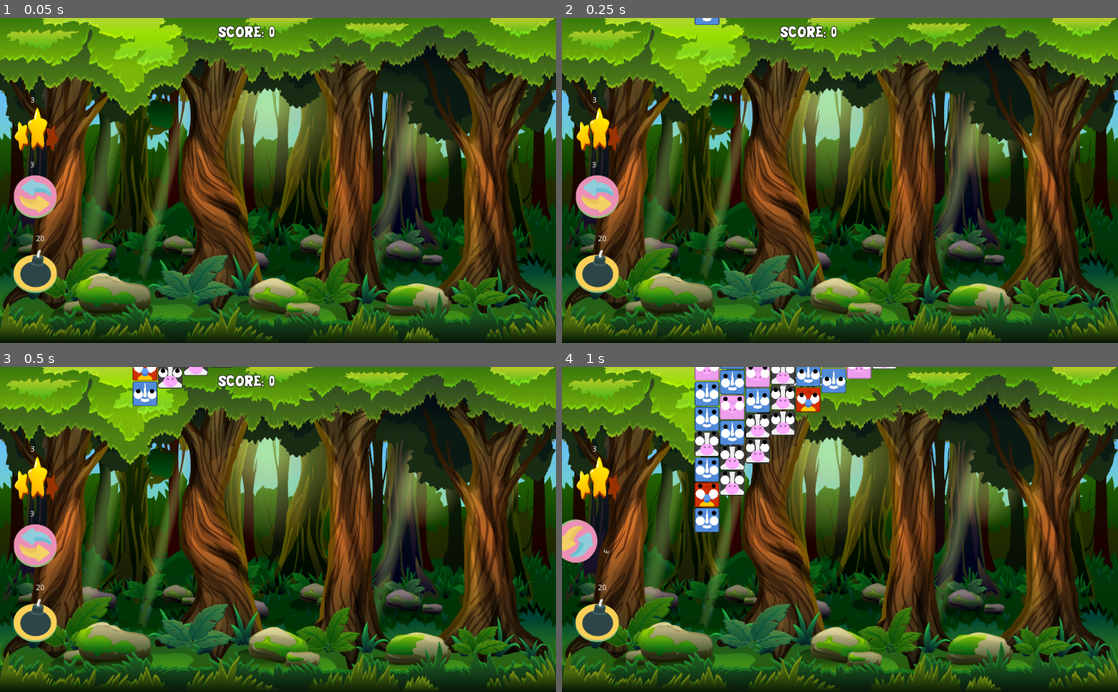
Above: before the commit, frames 1-4 (two rows, left to right).
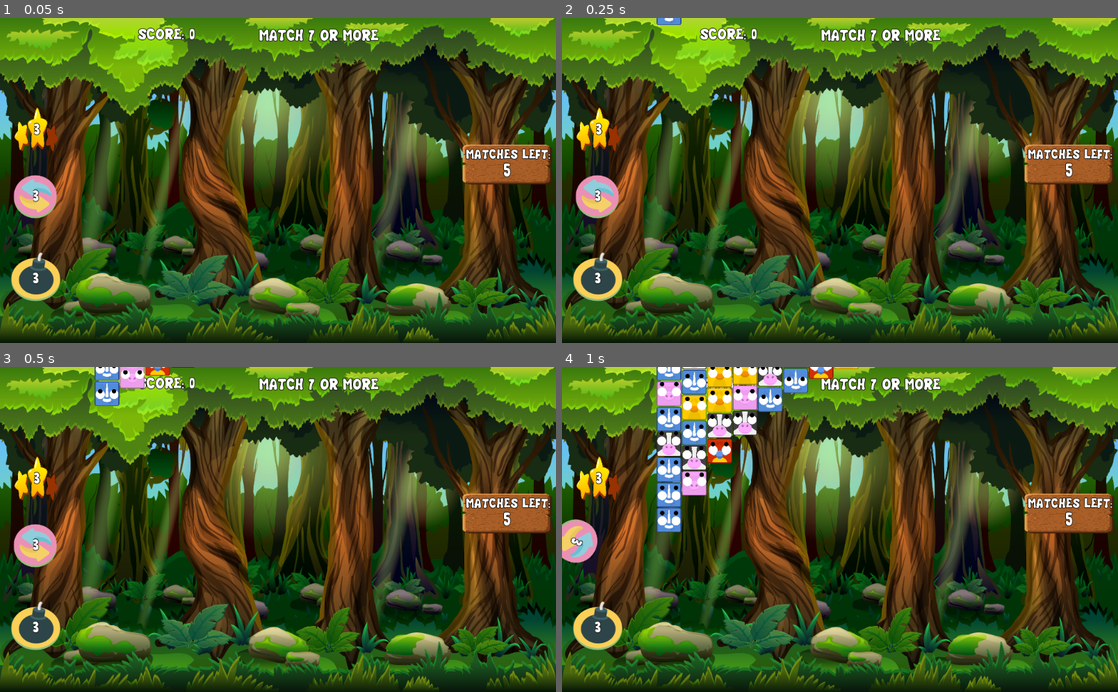
Above: after the commit, the same moments.

Repository: borkoDimitrov/AnimalBlocks
Game: Godot game, scene res://Level/LevelTileDestroyer.tscn
The game is run twice, just before and just after one commit, with the same random seed, the same clock (stepped at 60 frames per second) and the same inputs.
Inputs (mouse positions are in pixels of both pictures, inside the frame that each line leads up to):
- Up to frame 1 (0.05 s): no input
- Up to frame 2 (0.25 s): no input
- Up to frame 3 (0.5 s): no input
- Up to frame 4 (1 s): click (595, 545) at 0.52 s

The runs differ from the first frame. In frame 1, 3.8% of the frame differs, in the area x 2-100%, y 2-88%; in frame 2, 4.0%; in frame 3, 5.1%; in frame 4, 13%, in the area x 1-100%, y 0-88%.

Commit message:
Add more resources and refactored core

Diff:
--- a/Level/Level.gd
+++ b/Level/Level.gd
@@ -82,7 +82,7 @@
 		$Detectors.add_child(detector)
 
 	var tween := create_tween()
-	tween.tween_property($CanvasLayer/TilesBackground, "color:a", 0.3, 0.7).from(0.0)
+	tween.tween_property($CanvasLayer/TilesBackground, "modulate:a", 1.0, 1.5).from(0.0)
 
 	get_tree().call_group("tiles", "EnableBlockButton")
 
@@ -101,7 +101,6 @@
 		var end_position = Vector2(position.x, -250 -(index * 140))
 		tile.position = end_position
 		$Tiles.add_child(tile)
-	get_tree().call_group("tiles", "EnableBlockButton")
 
 func HandleTileClicked(tile):
 	for skill in $"%Skills".get_children():
--- a/Level/Level.tscn
+++ b/Level/Level.tscn
@@ -9,6 +9,7 @@
 [ext_resource path="res://Skills/SmallBomb.tscn" type="PackedScene" id=7]
 [ext_resource path="res://Skills/MatchTwoTiles.tscn" type="PackedScene" id=8]
 [ext_resource path="res://Skills/SwapTiles.tscn" type="PackedScene" id=9]
+[ext_resource path="res://Assets/Sprites/UI/TargetBackground.png" type="Texture" id=10]
 
 [sub_resource type="Theme" id=2]
 
@@ -38,12 +39,22 @@
 texture = ExtResource( 4 )
 expand = true
 
-[node name="TilesBackground" type="ColorRect" parent="CanvasLayer"]
+[node name="TilesBackground" type="TextureRect" parent="CanvasLayer"]
+modulate = Color( 1, 1, 1, 0 )
+margin_left = 149.0
+margin_top = 59.0
+margin_right = 823.0
+margin_bottom = 576.0
+texture = ExtResource( 10 )
+expand = true
+
+[node name="TilesBackground2" type="ColorRect" parent="CanvasLayer"]
+visible = false
 margin_left = 155.0
 margin_top = 63.0
 margin_right = 806.0
 margin_bottom = 555.0
-color = Color( 0.631373, 0.752941, 0.596078, 0 )
+color = Color( 0.631373, 0.752941, 0.596078, 0.443137 )
 
 [node name="Label" type="Label" parent="CanvasLayer"]
 unique_name_in_owner = true
@@ -64,7 +75,7 @@
 
 [node name="SmallBomb" parent="CanvasLayer/Skills" instance=ExtResource( 7 )]
 unique_name_in_owner = true
-position = Vector2( 67, 468 )
+position = Vector2( 67, 479 )
 
 [node name="MatchTwoTiles" parent="CanvasLayer/Skills" instance=ExtResource( 8 )]
 unique_name_in_owner = true
--- a/Level/LevelTileCount.tscn
+++ b/Level/LevelTileCount.tscn
@@ -1,8 +1,9 @@
-[gd_scene load_steps=6 format=2]
+[gd_scene load_steps=7 format=2]
 
 [ext_resource path="res://Level/Level.tscn" type="PackedScene" id=1]
 [ext_resource path="res://Level/LevelTileCount.gd" type="Script" id=2]
 [ext_resource path="res://Assets/Fonts/CHUBBY.TTF" type="DynamicFontData" id=3]
+[ext_resource path="res://Assets/Sprites/UI/TargetBackground.png" type="Texture" id=4]
 
 [sub_resource type="DynamicFont" id=1]
 size = 30
@@ -46,7 +47,16 @@
 [node name="MatchContainer" type="Node2D" parent="CanvasLayer" index="4"]
 position = Vector2( 898, 285 )
 
-[node name="TargetTileCount" type="Label" parent="CanvasLayer/MatchContainer" index="0"]
+[node name="Background" type="TextureRect" parent="CanvasLayer/MatchContainer" index="0"]
+modulate = Color( 1, 1, 1, 0.792157 )
+margin_left = -65.0
+margin_top = -54.0
+margin_right = 73.0
+margin_bottom = 78.0
+texture = ExtResource( 4 )
+expand = true
+
+[node name="TargetTileCount" type="Label" parent="CanvasLayer/MatchContainer" index="1"]
 unique_name_in_owner = true
 margin_left = -59.0
 margin_top = -49.0
@@ -55,17 +65,6 @@
 custom_fonts/font = SubResource( 2 )
 text = "TILES LEFT: 30"
 
-[node name="ColorRect" type="ColorRect" parent="CanvasLayer/MatchContainer" index="1"]
-modulate = Color( 1, 1, 1, 0.239216 )
-margin_left = -59.0
-margin_top = -57.0
-margin_right = 60.0
-margin_bottom = 58.0
-color = Color( 0.545098, 0.756863, 0.4, 1 )
-__meta__ = {
-"_edit_lock_": true
-}
-
 [node name="Sprite" type="Sprite" parent="CanvasLayer/MatchContainer" index="2"]
 unique_name_in_owner = true
 position = Vector2( 1, 13 )
--- a/Level/LevelTileDestroyer.gd
+++ b/Level/LevelTileDestroyer.gd
@@ -3,13 +3,28 @@
 # FOR WINNING LEVEL
 export var TARGET_TILE_MATCH = 7
 export var TARGET_TILE_MATCH_COUNT = 5
+var current_tile_match = TARGET_TILE_MATCH_COUNT
 
 # FOR SPAWNING TILE DESTROYER
 export var SPAWN_TILE_DESTROYER : int = 3
 var current_match_count = SPAWN_TILE_DESTROYER
 
+func _ready():
+	$"%Rules".text = "MATCH " + str(TARGET_TILE_MATCH) + " OR MORE"
+	$"%MatchLeft".text = str(TARGET_TILE_MATCH_COUNT)
+
 func OnMatch(tile, count):
 	.OnMatch(tile, count)
+
+	if count >= TARGET_TILE_MATCH:
+		current_tile_match -= 1
+		current_score += pow(count, 2)
+		$"%Label".text = "SCORE: " + str(current_score)
+		$"%MatchLeft".text = str(current_tile_match)
+
+		if current_tile_match == 0:
+			.LevelWon()
+			return
 
 	current_match_count -= 1
 	if current_match_count == 0:
@@ -17,6 +32,8 @@
 		SpawnTileDestroyer()
 
 func SpawnTileDestroyer():
+	get_tree().call_group("tiles", "DisableBlockButton")
+
 	var randIdx = randi() % $Detectors.get_child_count()
 	var detector = $Detectors.get_child(randIdx)
 	while detector.GetCurrentTilesCount() <= 0:
@@ -26,7 +43,7 @@
 	yield(get_tree().create_timer(0.2),"timeout")
 	var childCount = detector.GetCurrentTilesCount()
 	var gravityScale = range_lerp(childCount,0, 9, 10, 50)
-	var positionY = range_lerp(childCount,0, 9, -200, -400)
+	var positionY = range_lerp(childCount,0, 9, -350, -500)
 
 	var tileDestroy = load("res://TileDestroyer.tscn").instance()
 	$Tiles.add_child(tileDestroy)
--- a/Level/LevelTileDestroyer.tscn
+++ b/Level/LevelTileDestroyer.tscn
@@ -1,16 +1,70 @@
-[gd_scene load_steps=3 format=2]
+[gd_scene load_steps=8 format=2]
 
 [ext_resource path="res://Level/Level.tscn" type="PackedScene" id=1]
 [ext_resource path="res://Level/LevelTileDestroyer.gd" type="Script" id=2]
+[ext_resource path="res://Assets/Fonts/CHUBBY.TTF" type="DynamicFontData" id=3]
+[ext_resource path="res://normal_font.tres" type="DynamicFont" id=4]
+[ext_resource path="res://Assets/Sprites/UI/TargetBackground.png" type="Texture" id=5]
+
+[sub_resource type="DynamicFont" id=2]
+size = 25
+outline_size = 1
+outline_color = Color( 0, 0, 0, 1 )
+font_data = ExtResource( 3 )
+
+[sub_resource type="DynamicFont" id=3]
+size = 35
+outline_size = 1
+outline_color = Color( 0, 0, 0, 1 )
+font_data = ExtResource( 3 )
 
 [node name="LevelTileDestroyer" instance=ExtResource( 1 )]
 script = ExtResource( 2 )
-level_size = Vector2( 10, 10 )
-number_of_animals = 4
-weight = 0.2
+number_of_animals = 5
+weight = 0.1
 TARGET_TILE_MATCH = 7
 TARGET_TILE_MATCH_COUNT = 5
 SPAWN_TILE_DESTROYER = 3
 
-[node name="SmallBomb" parent="CanvasLayer/Skills" index="1"]
-skill_uses_left = 20
+[node name="Label" parent="CanvasLayer" index="3"]
+margin_left = 254.0
+margin_top = 13.0
+margin_right = 440.0
+margin_bottom = 51.0
+
+[node name="Rules" type="Label" parent="CanvasLayer" index="4"]
+unique_name_in_owner = true
+margin_left = 477.0
+margin_top = 15.0
+margin_right = 658.0
+margin_bottom = 63.0
+custom_fonts/font = ExtResource( 4 )
+text = "Match 7 or more"
+
+[node name="MatchContainer" type="Node2D" parent="CanvasLayer" index="5"]
+position = Vector2( 934, 256 )
+
+[node name="ColorRect" type="TextureRect" parent="CanvasLayer/MatchContainer" index="0"]
+margin_left = -82.0
+margin_top = -22.0
+margin_right = 85.0
+margin_bottom = 52.0
+texture = ExtResource( 5 )
+expand = true
+
+[node name="Label" type="Label" parent="CanvasLayer/MatchContainer" index="1"]
+margin_left = -76.0
+margin_top = -19.0
+margin_right = 80.0
+margin_bottom = 13.0
+custom_fonts/font = SubResource( 2 )
+text = "MATCHES LEFT:"
+
+[node name="MatchLeft" type="Label" parent="CanvasLayer/MatchContainer" index="2"]
+unique_name_in_owner = true
+margin_left = -7.0
+margin_top = 5.0
+margin_right = 23.0
+margin_bottom = 50.0
+custom_fonts/font = SubResource( 3 )
+text = "5"
--- a/Skills/MatchTwoTiles.tscn
+++ b/Skills/MatchTwoTiles.tscn
@@ -1,8 +1,9 @@
-[gd_scene load_steps=4 format=2]
+[gd_scene load_steps=5 format=2]
 
 [ext_resource path="res://Skills/MatchTwoTiles.gd" type="Script" id=1]
 [ext_resource path="res://Skills/BaseSkill.tscn" type="PackedScene" id=2]
 [ext_resource path="res://Assets/Sprites/Icons/2Star.png" type="Texture" id=3]
+[ext_resource path="res://normal_font.tres" type="DynamicFont" id=4]
 
 [node name="MatchTwoTiles" instance=ExtResource( 2 )]
 script = ExtResource( 1 )
@@ -16,7 +17,9 @@
 expand = true
 
 [node name="RichTextLabel" parent="." index="1"]
-margin_left = 3.0
-margin_top = -41.0
-margin_right = 26.0
-margin_bottom = -23.0
+margin_left = 10.0
+margin_top = 2.0
+margin_right = 33.0
+margin_bottom = 45.0
+mouse_filter = 2
+custom_fonts/normal_font = ExtResource( 4 )
--- a/Skills/SmallBomb.tscn
+++ b/Skills/SmallBomb.tscn
@@ -1,21 +1,25 @@
-[gd_scene load_steps=4 format=2]
+[gd_scene load_steps=5 format=2]
 
 [ext_resource path="res://Assets/Sprites/Icons/bomb_skill.png" type="Texture" id=1]
 [ext_resource path="res://Skills/BaseSkill.tscn" type="PackedScene" id=2]
 [ext_resource path="res://Skills/SmallBomb.gd" type="Script" id=3]
+[ext_resource path="res://normal_font.tres" type="DynamicFont" id=4]
 
 [node name="SmallBomb" instance=ExtResource( 2 )]
 script = ExtResource( 3 )
 
 [node name="TextureButton" parent="." index="0"]
-margin_left = -42.0
-margin_top = -40.0
-margin_right = 38.0
+margin_left = -46.0
+margin_top = -46.0
+margin_right = 44.0
+margin_bottom = 44.0
 texture_normal = ExtResource( 1 )
 expand = true
 
 [node name="RichTextLabel" parent="." index="1"]
-margin_left = -1.0
-margin_top = -67.0
-margin_right = 22.0
-margin_bottom = -51.0
+margin_left = -6.0
+margin_top = -16.0
+margin_right = 17.0
+margin_bottom = 26.0
+mouse_filter = 2
+custom_fonts/normal_font = ExtResource( 4 )
--- a/Skills/SwapTiles.tscn
+++ b/Skills/SwapTiles.tscn
@@ -1,8 +1,9 @@
-[gd_scene load_steps=4 format=2]
+[gd_scene load_steps=5 format=2]
 
 [ext_resource path="res://Skills/BaseSkill.tscn" type="PackedScene" id=1]
 [ext_resource path="res://Assets/Sprites/Icons/swap_skill.png" type="Texture" id=2]
 [ext_resource path="res://Skills/SwapTiles.gd" type="Script" id=3]
+[ext_resource path="res://normal_font.tres" type="DynamicFont" id=4]
 
 [node name="SwapTiles" instance=ExtResource( 1 )]
 script = ExtResource( 3 )
@@ -19,7 +20,10 @@
 expand = true
 
 [node name="RichTextLabel" parent="." index="1"]
-margin_left = 7.0
-margin_top = -48.0
-margin_right = 36.0
-margin_bottom = -32.0
+margin_left = 13.0
+margin_top = -2.0
+margin_right = 43.0
+margin_bottom = 41.0
+mouse_filter = 2
+custom_fonts/normal_font = ExtResource( 4 )
+meta_underlined = false
--- a/TileDestroyer.gd
+++ b/TileDestroyer.gd
@@ -4,4 +4,5 @@
 	body.DestroyBlock()
 
 func _on_VisibilityNotifier2D_screen_exited():
+	get_tree().call_group("tiles", "EnableBlockButton")
 	queue_free()
--- a/TileDestroyer.tscn
+++ b/TileDestroyer.tscn
@@ -1,6 +1,6 @@
 [gd_scene load_steps=4 format=2]
 
-[ext_resource path="res://Assets/Sprites/Animals/pig.png" type="Texture" id=1]
+[ext_resource path="res://Assets/Sprites/tileDestroyer.png" type="Texture" id=1]
 [ext_resource path="res://TileDestroyer.gd" type="Script" id=2]
 
 [sub_resource type="RectangleShape2D" id=1]
@@ -17,7 +17,7 @@
 script = ExtResource( 2 )
 
 [node name="Sprite" type="Sprite" parent="."]
-modulate = Color( 0.996078, 0.145098, 0.145098, 1 )
+scale = Vector2( 3, 3 )
 texture = ExtResource( 1 )
 
 [node name="CollisionShape2D" type="CollisionShape2D" parent="."]
--- a/TileTemplate.gd
+++ b/TileTemplate.gd
@@ -22,6 +22,9 @@
 
 func EnableBlockButton():
 	$TextureButton.disabled = false
+
+func DisableBlockButton():
+	$TextureButton.disabled = true
 
 func MarkMatchingGroup() -> int:
 	var count = [0]
--- /dev/null
+++ b/normal_font.tres
@@ -0,0 +1,9 @@
+[gd_resource type="DynamicFont" load_steps=2 format=2]
+
+[ext_resource path="res://Assets/Fonts/CHUBBY.TTF" type="DynamicFontData" id=1]
+
+[resource]
+size = 30
+outline_size = 1
+outline_color = Color( 0, 0, 0, 1 )
+font_data = ExtResource( 1 )
Binary file added: Assets/Sprites/UI/TargetBackground.png
Not shown, added: Assets/Sprites/UI/TargetBackground.png.import
Binary file added: Assets/Sprites/tileDestroyer.png
Not shown, added: Assets/Sprites/tileDestroyer.png.import
Not shown: 1 places in Level/Level.tscn that only renumber resources
